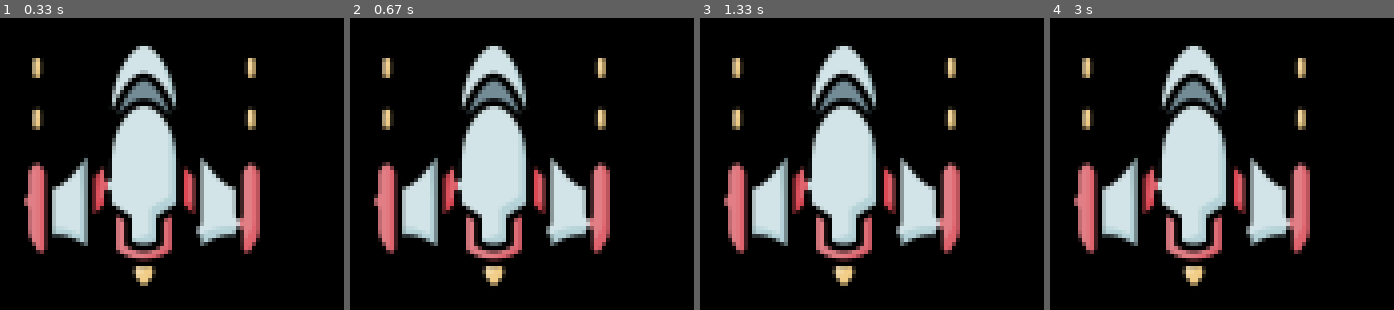
Above: before the commit, frames 1-4 (left to right).
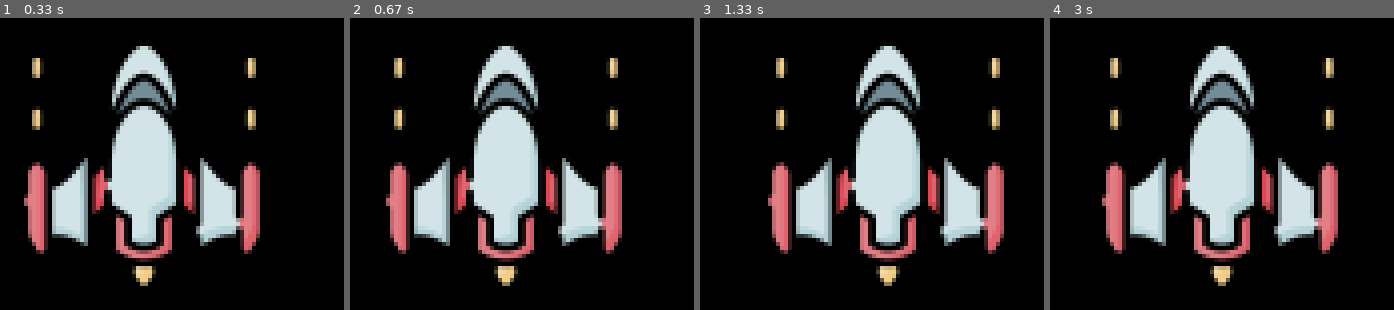
Above: after the commit, the same moments.

Repository: ViperStorm/Python-Code
Game: pygame game, started from pygame/main.py
The game is run twice, just before and just after one commit, with the same random seed, the same clock (stepped at 60 frames per second) and the same inputs.
Inputs:
- Up to frame 1 (0.33 s): no input
- Up to frame 2 (0.67 s): hold Right from 0.33 s (still down)
- Up to frame 3 (1.33 s): release Right at 0.8 s; hold Right 0.83-1.3 s
- Up to frame 4 (3 s): hold Left 1.33-1.87 s; hold Left 1.9-2.3 s; hold Right 2.33-2.97 s

Frame 1 is identical in both runs. In frame 2, 22% of the frame differs, in the area x 6-80%, y 9-92%; in frame 3, 32%, in the area x 6-89%, y 9-92%; in frame 4, 29%.

Commit message:
full player movement

Diff:
--- a/pygame/main.py
+++ b/pygame/main.py
@@ -16,6 +16,7 @@
 playerImg = pygame.image.load("player.png")
 playerX = 370
 playerY = 480
+playerX_change = 0
 
 
 def player(x, y):
@@ -34,15 +35,14 @@
 
         # if keystroke is pressed check whether its right or left
         if event.type == pygame.KEYDOWN:
-            print("a keystroke has been pressed")
             if event.key == pygame.K_LEFT:
-                print("Left arrow is pressed")
+                playerX_change = -0.2
             elif event.key == pygame.K_RIGHT:
-                print("Right arrow is pressed")
-        if event.type == pygame.KEYUP:
-            if event.key == pygame.K_LEFT or event.key == pygame.K_RIGHT:
-                print("Keystroke has been released")
+                playerX_change = 0.2
+        elif event.type == pygame.KEYUP:
+                if event.key == pygame.K_LEFT or event.key == pygame.K_RIGHT:
+                    playerX_change = 0
 
+    playerX += playerX_change
     player(playerX, playerY)
-
     pygame.display.update()
